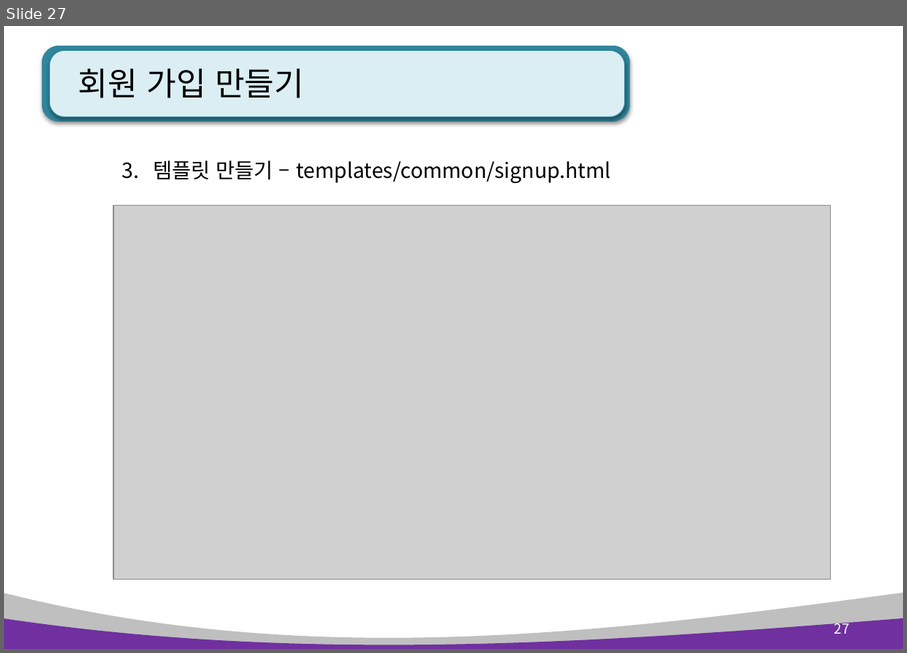
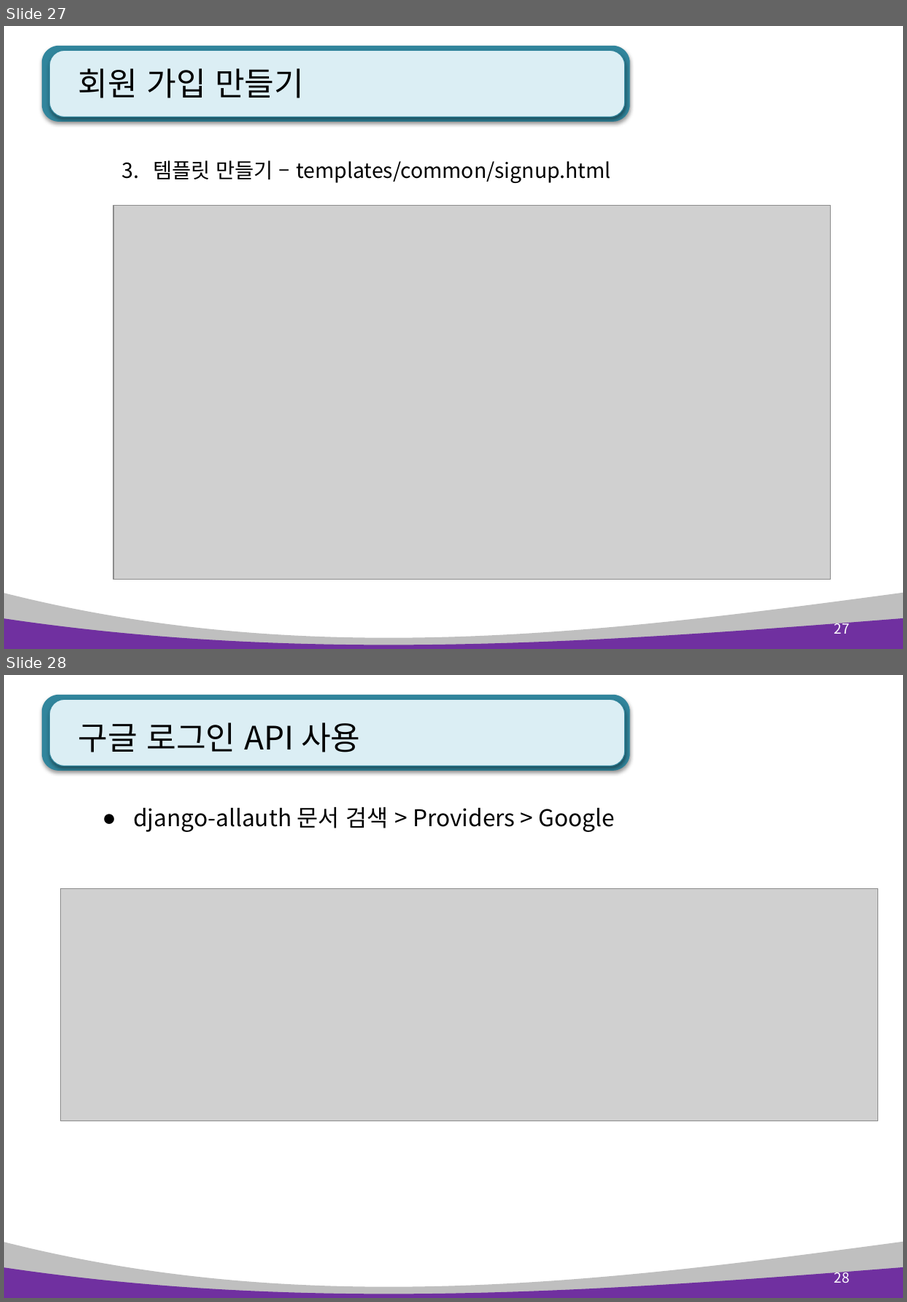
Before and after one commit to kiyongee2/green_project_web, a slide deck: django_ppt/blog_ppt/3장. blog 회원 관리.pptx. Shown one above the other, each under a label of ours: slide 27 before the commit, slides 27 and 28 after it. The pictures are 907x653 and 907x1302 pixels, drawn with LibreOffice and Linux fonts; fonts in the diff are those of the drawing; grey boxes stand for pictures. Boxes give left, top, right and bottom in pixels: in the first picture for what was removed or moved away, otherwise in the second. Text is boxed around its words. In the diff, an @@ line names an element or a change of style, - is before the commit and + after.

Commit message:
django ppt update

```diff
--- a/django_ppt/blog_ppt/3장. blog 회원 관리.pptx
+++ b/django_ppt/blog_ppt/3장. blog 회원 관리.pptx
@@ slide 28 added at (x1=4, y1=675, x2=903, y2=1298), background #FFFFFF; not listed: 4 template elements that a slide beside it also shows @@
@@ title added at (x1=78, y1=722, x2=360, y2=752), 28 pt, text #000000 @@
+구글 로그인 API 사용
@@ text added at (x1=133, y1=807, x2=614, y2=832), 20 pt, text #000000 @@
+● django-allauth 문서 검색 > Providers > Google
@@ picture added at (x1=60, y1=888, x2=878, y2=1121) @@
@@ page number added at (x1=835, y1=1268, x2=850, y2=1283), 12 pt, text #FFFFFF @@
+28
```
Also in this commit, not shown: 12 other slides added, 1 slide removed, 4 other files.
